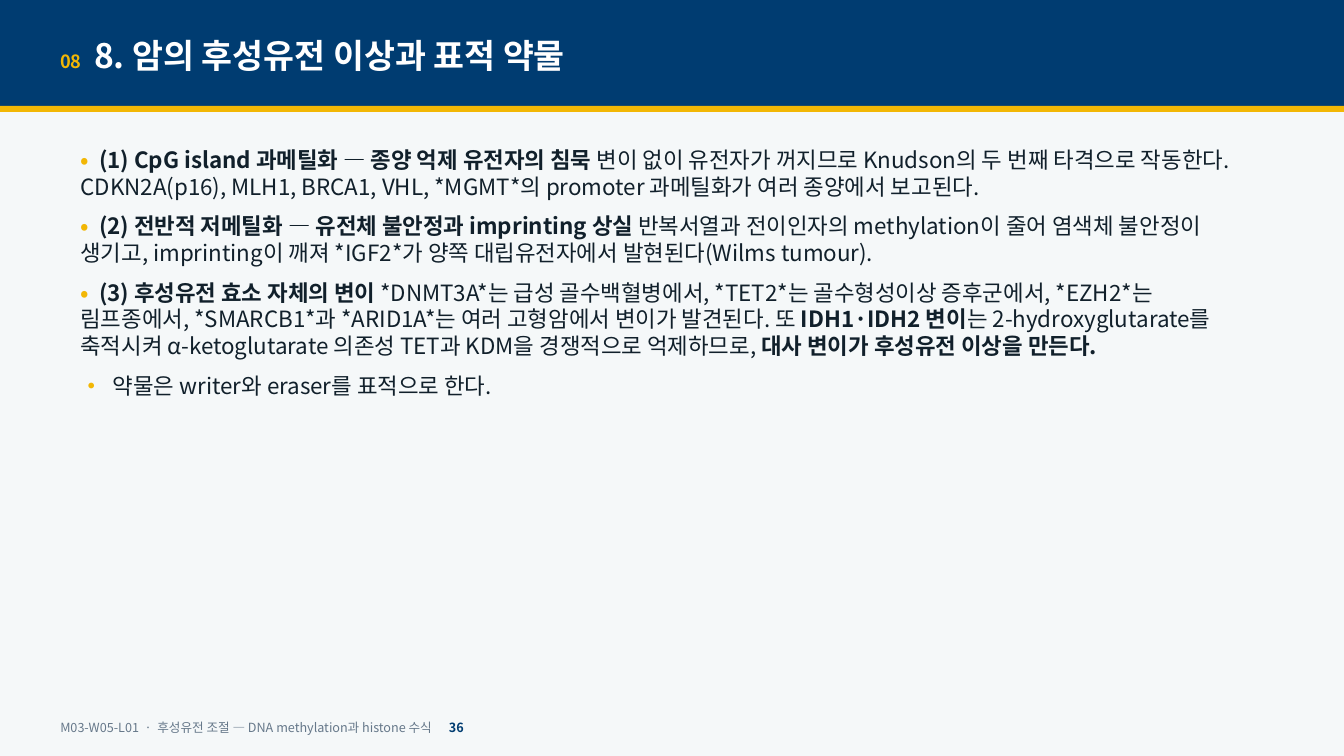
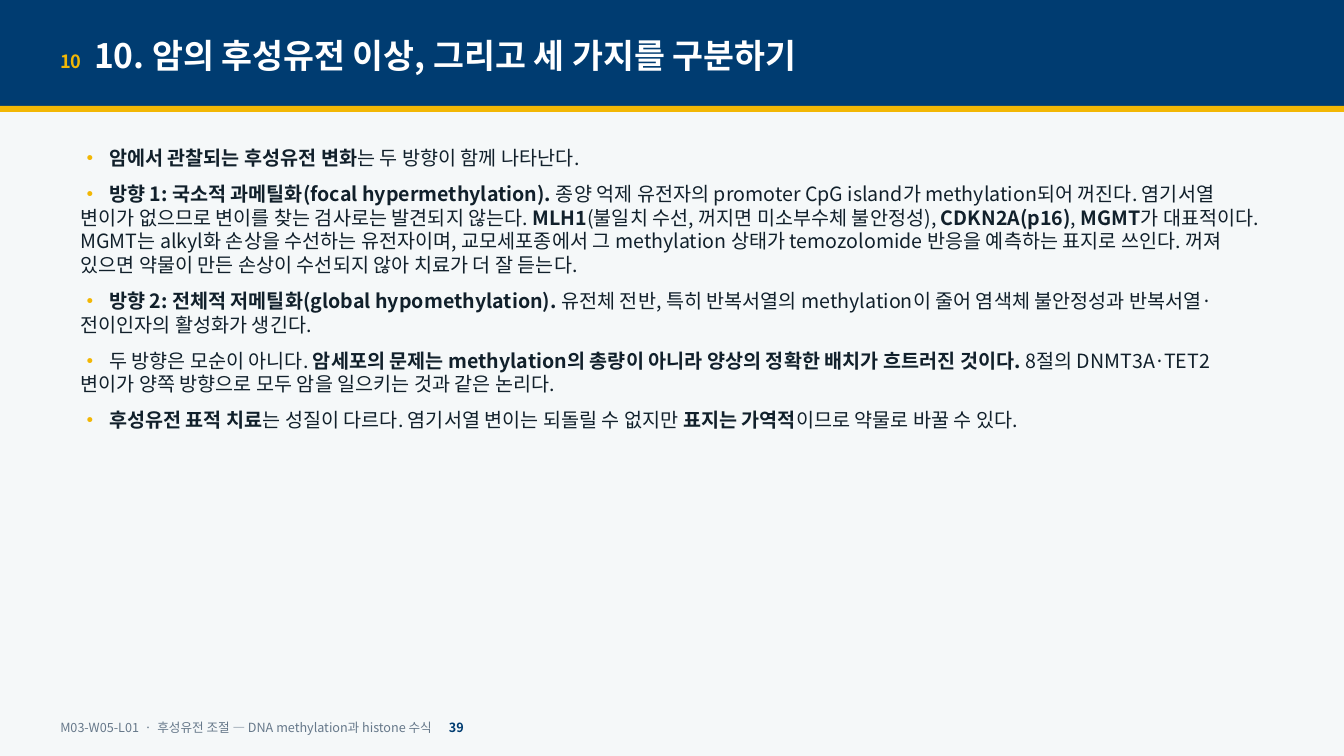
Before and after one commit to hoperiasd2/hoperiasd2.github.io, a slide deck: slide 39 of curriculum/M03/W05/L01/slides.pptx (slide 36 before the commit). Drawn at 1344x756 pixels with LibreOffice and Linux fonts; fonts in the diff are those of the drawing. Boxes give left, top, right and bottom in pixels: in the first picture for what was removed or moved away, otherwise in the second. Text is boxed around its words. In the diff, an @@ line names an element or a change of style, - is before the commit and + after.

```diff
--- a/curriculum/M03/W05/L01/slides.pptx
+++ b/curriculum/M03/W05/L01/slides.pptx
@@ text at <box>60,39,797,75</box>: text changed @@
-08 8. 암의 후성유전 이상과 표적 약물
+10 10. 암의 후성유전 이상, 그리고 세 가지를 구분하기
@@ text at <box>80,148,1259,429</box>: text changed; size 16 to 14 pt @@
-• (1) CpG island 과메틸화 — 종양 억제 유전자의 침묵 변이 없이 유전자가 꺼지므로 Knudson의 두 번째 타격으로 작동한다. CDKN2A(p16), MLH1, BRCA1, VHL, *MGMT*의 promoter 과메틸화가 여러 종양에서 보고된다.
-• (2) 전반적 저메틸화 — 유전체 불안정과 imprinting 상실 반복서열과 전이인자의 methylation이 줄어 염색체 불안정이 생기고, imprinting이 깨져 *IGF2*가 양쪽 대립유전자에서 발현된다(Wilms tumour).
-• (3) 후성유전 효소 자체의 변이 *DNMT3A*는 급성 골수백혈병에서, *TET2*는 골수형성이상 증후군에서, *EZH2*는 림프종에서, *SMARCB1*과 *ARID1A*는 여러 고형암에서 변이가 발견된다. 또 IDH1·IDH2 변이는 2-hydroxyglutarate를 축적시켜 α-ketoglutarate 의존성 TET과 KDM을 경쟁적으로 억제하므로, 대사 변이가 후성유전 이상을 만든다.
-• 약물은 writer와 eraser를 표적으로 한다.
+• 암에서 관찰되는 후성유전 변화는 두 방향이 함께 나타난다.
+• 방향 1: 국소적 과메틸화(focal hypermethylation). 종양 억제 유전자의 promoter CpG island가 methylation되어 꺼진다. 염기서열 변이가 없으므로 변이를 찾는 검사로는 발견되지 않는다. MLH1(불일치 수선, 꺼지면 미소부수체 불안정성), CDKN2A(p16), MGMT가 대표적이다. MGMT는 alkyl화 손상을 수선하는 유전자이며, 교모세포종에서 그 methylation 상태가 temozolomide 반응을 예측하는 표지로 쓰인다. 꺼져 있으면 약물이 만든 손상이 수선되지 않아 치료가 더 잘 듣는다.
+• 방향 2: 전체적 저메틸화(global hypomethylation). 유전체 전반, 특히 반복서열의 methylation이 줄어 염색체 불안정성과 반복서열·전이인자의 활성화가 생긴다.
+• 두 방향은 모순이 아니다. 암세포의 문제는 methylation의 총량이 아니라 양상의 정확한 배치가 흐트러진 것이다. 8절의 DNMT3A·TET2 변이가 양쪽 방향으로 모두 암을 일으키는 것과 같은 논리다.
+• 후성유전 표적 치료는 성질이 다르다. 염기서열 변이는 되돌릴 수 없지만 표지는 가역적이므로 약물로 바꿀 수 있다.
```
Also in this commit, not shown: 42 other slides changed, 8 slides added, 5 slides removed, 17 other files.
